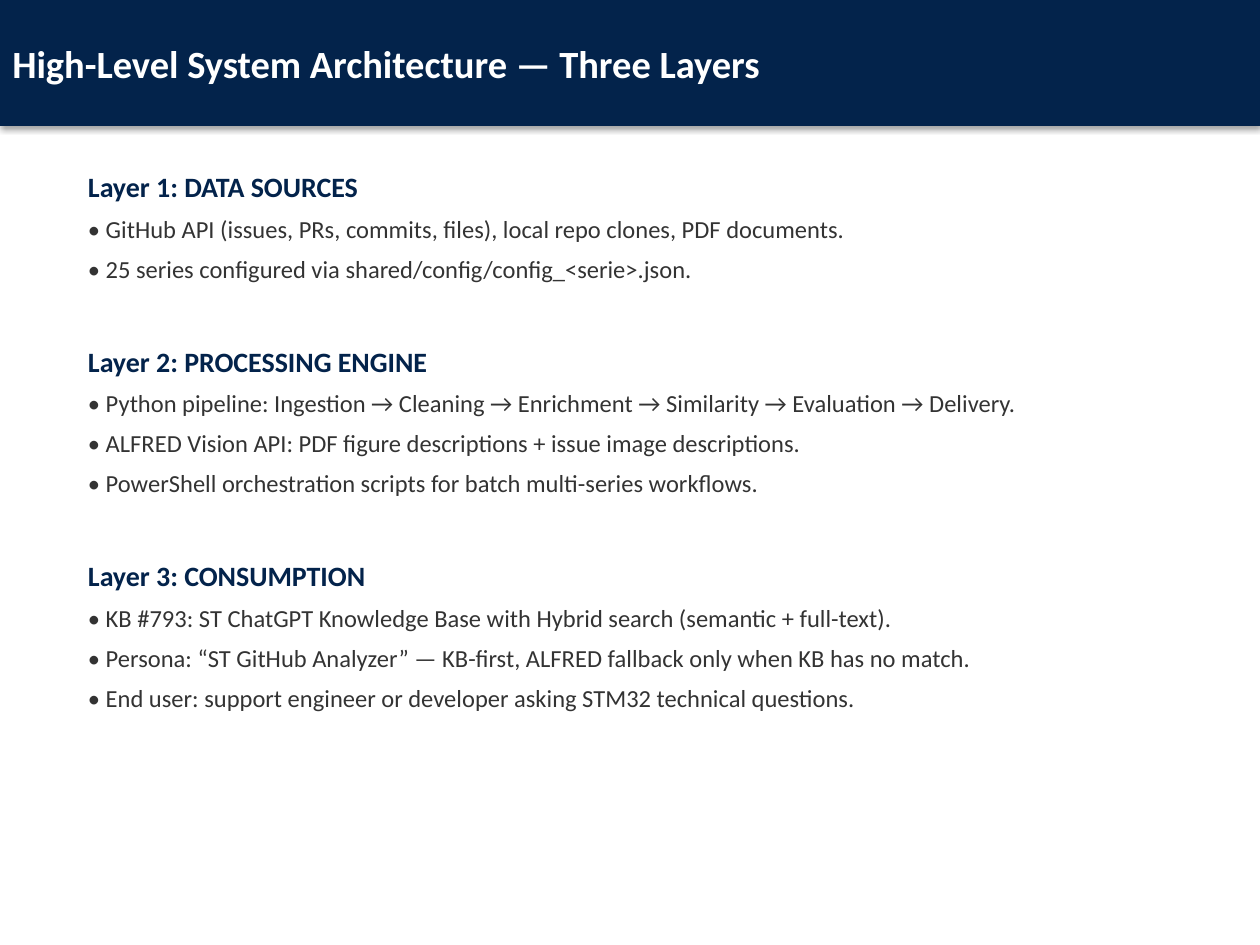
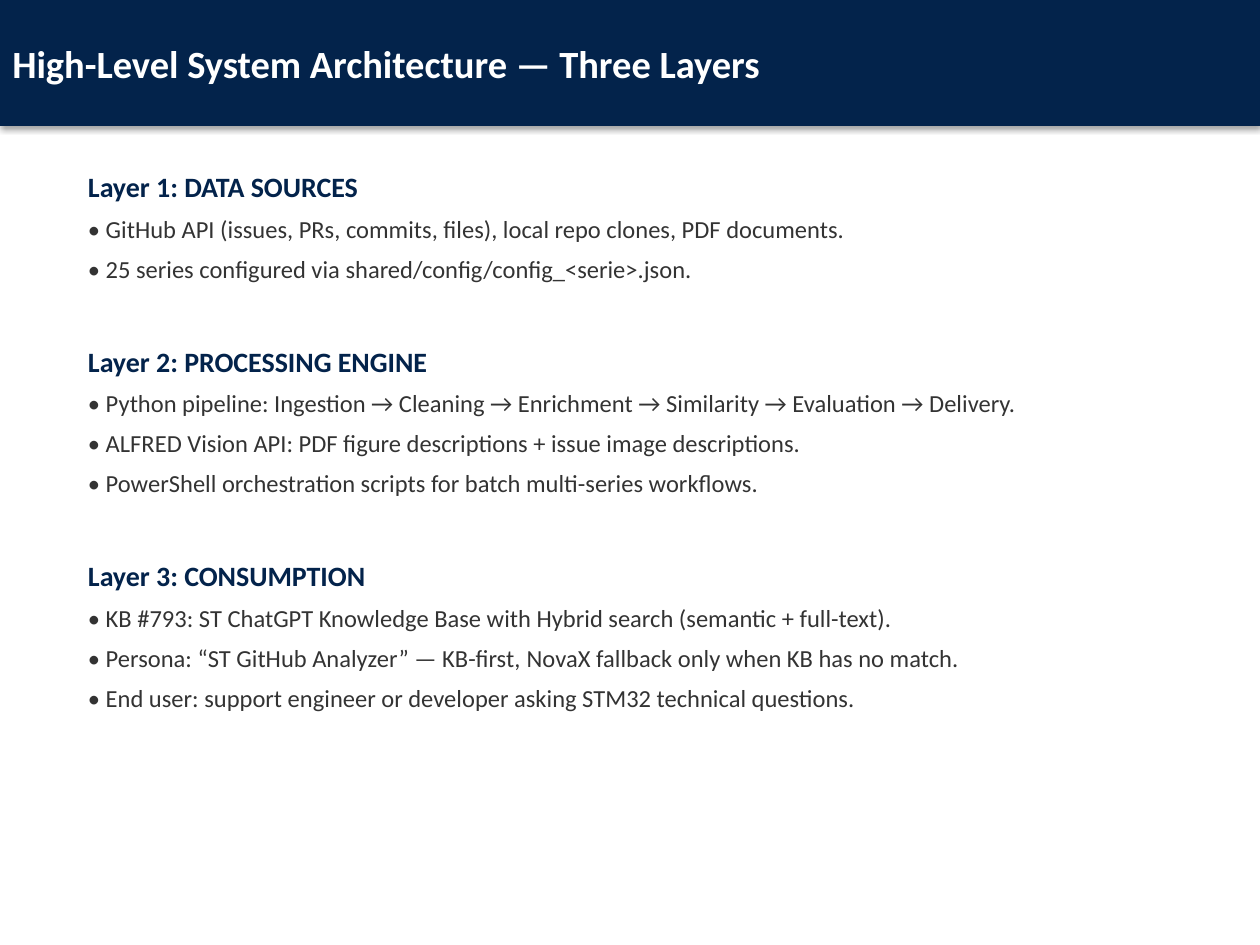
Before and after one commit to ALABSTM/stm32cube-gh-kb-pipeline, a slide deck: slide 10 of docs/Atelier_Pratique_Pipeline_STM32Cube.pptx. Drawn at 1260x945 pixels with LibreOffice and Linux fonts; fonts in the diff are those of the drawing. Boxes give left, top, right and bottom in pixels: in the first picture for what was removed or moved away, otherwise in the second. Text is boxed around its words. In the diff, an @@ line names an element or a change of style, - is before the commit and + after.

```diff
--- a/docs/Atelier_Pratique_Pipeline_STM32Cube.pptx
+++ b/docs/Atelier_Pratique_Pipeline_STM32Cube.pptx
@@ text at [106,649,959,671]: text changed @@
-• Persona: “ST GitHub Analyzer” — KB-first, ALFRED fallback only when KB has no match.
+• Persona: “ST GitHub Analyzer” — KB-first, NovaX fallback only when KB has no match.
```
Also in this commit, not shown: 2 other slides changed, 49 other files.
